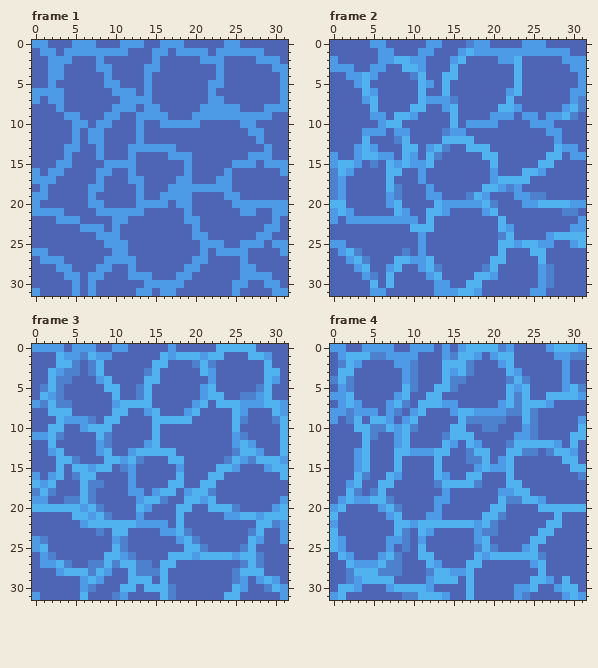
Pixel-art file: assets/background_animation_sheet3.aseprite. The picture above was drawn from the file before the commit.
32x32 pixels, 6 frames. Colours within 5 levels of each other are drawn and written as one. Shown: frame 1, frame 2, frame 3, frame 4. The commit also changed other frames, which this record leaves out.
New version:
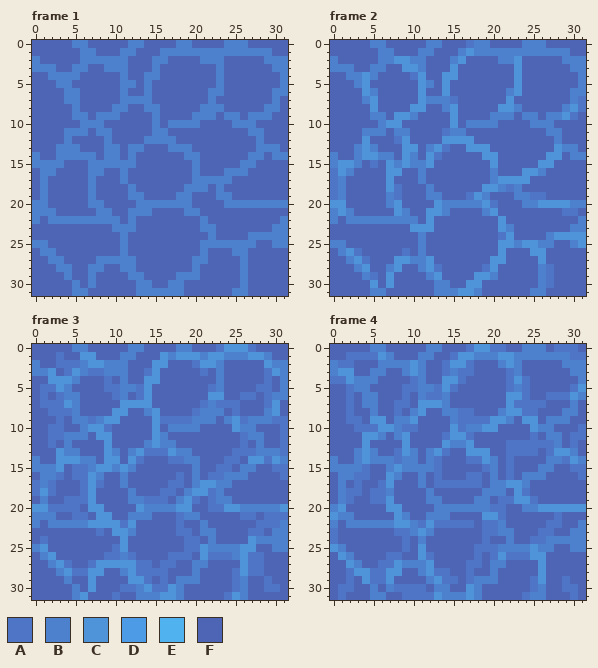
Palette (. is transparent): A #4f75c6  B #4d80cd  C #4f94d9  D #4d9be6  E #50b3ef  F #4d65b4
The edit:
layer "highlight with overlay" opacity 36% -> 24%
Changed rows in their new state; - is an unchanged pixel.
Frame 1, layer "wavy":
first column x 0:
 0 FF---BBF---FBB--FFBB----BBB-----
 1 -FF-FFBBFFFBB--FBBBBBBBBBBBBBB--
 2 B-FFF-BBBBBB---BB----BBB----FBBB
 3 BBBF-BB-FBBB--FB-------B------BB
 4 --BBBB---F-B--BB-------B-------B
 5 --FBB----FFBB-B-------FB-------B
 6 FFFFBB----FBF-B-------BB------BB
 7 F-FFBB-----BBBB-------BF------BF
 8 ---F-B----BBF-BB-----BBBFF---BBF
 9 ----FBB-BBB--FFBF---BBBFBBFBBB--
10 -----FBBBF---F-BFBBBB----BBB----
11 ----BBBFBB---F-BB----------BB---
12 ----BF-FFB---FBBBB----------B---
13 ---BBB--FBB-BBFFFBBB--------BBB-
14 B--BBBBBFBB-B----FFBB------BBFBB
15 BBBBF--BBBBBB------FB----FBB-FFF
16 FBBF---BBF-BF------FB---BBB----F
17 FBF----BF--BFF----FFBBBBB-------
18 -B-----BF---BF---FFBBBFBF-------
19 FB-----B----BB--FFBB---BBF------
20 BB-----BB----BBBBBBB----BBBBBBBB
21 BBBF----BBFFBBB----BB-----FF--FF
22 B-BBBBBBBBBFB------FFB--------FB
23 ------FFF-BBB-------FBB------FBB
24 --------FFFB--------FFB----BBBBB
25 BB-------FFB---------BBBBBBBF-BB
26 FBB-------FB---------B-FFBB----F
27 -FBB----BBBBB-------BB----B-----
28 ---BB--BBF-BB------FB-----BF----
29 ----BF-BF---BBF---BBB-----BFFF--
30 -----B-B-----BBFFBB------FB--FF-
31 F----BBF-----BBBBBB------BB---FF
Frame 2:
first column x 0:
 0 -----BB-----BB---ABB----BBB-----
 1 ------BB---BB---BCBBBBBBBBBBBB--
 2 B-----BBCCBB---BC----BBC-----BBB
 3 BBB--BB--CCB---C-------C------BB
 4 --BBCB----AC--CC-------C-------B
 5 ---BC------CB-C--------C-------B
 6 ----CB-----C--C-------BC------BB
 7 ----BC-----CBBBA------C-------BA
 8 -----C----CC--BC-----CCB-----BCA
 9 -----BB-CCB----C----BBB-BB-BBCA-
10 ------BCC------C-BBBB----BBB----
11 ----BBB-BB----ABB----------BB---
12 ----C---AC----CCCC----------B---
13 ---BCB---CC-BCA--CCC--------CBB-
14 B--BCCBB-CB-CA-----CC------CC-BB
15 BCCB-A-CBCBBC-------C-----CC----
16 ACB----CC--B--------B---CCB-----
17 AB-----C---B--------BCCCC-------
18 AB-----CA---B------CCBAB--------
19 AB-----BA---BB---ACB---BBAA-----
20 CC-----BC----CBBBBBCA---BBCCCCBB
21 BCB-----CB--CCB----BC--------AA-
22 B-BBBBBBBBB-C--------C---------B
23 ----------CCC--------CB-------BB
24 -----------B---------AC----BCCCC
25 BB---------B---------CCBCCBB--BC
26 -BCA-----A-B---------C---CC-----
27 --BCA---CCBBC-------CC----C-----
28 ---BC--BC--BCA-----AC-----BA----
29 ----BA-C----BC----CCB-----BA----
30 -----C-C-----BB--CC-------BA----
31 -----BB------BBBCCB------BB-----
Frame 3:
first column x 0:
 0 FFFF-BBF--FFBB---FBB---ACCCA----
 1 ---AFFCCFF-BB---CBCCCBCCBBBCCB--
 2 B--AAABCCBBB---CC---ACCB-----CBB
 3 BBCFACBAABBB--AC-----AFB-----ACB
 4 --CCCB--FA-B--CC------FB-----AFB
 5 -AACB----AABBAC------FAB----AA-B
 6 -AFABB----AB-AC------FCC--AAFABB
 7 FAAACB----FCCCC-----FABAAAFFFACF
 8 --AAAB----CC--BC---FABBB-AF--BCF
 9 ---AFBBABCC----CAAAABBB-BCABBBAA
10 --AA--BCCA-----C-BBBB----CBB---A
11 FFAABBB-CC-----CB--------FABB--A
12 --A-B---FC----BCBB-------FAFB--A
13 --FCBB--FCB-BCAAACBB-----AAABBBA
14 B--CCCBB-CCFCA---AABB---AAFCCACB
15 BBBC-AABCCBCB-----F-B--AAFBB-FAA
16 FBBA-AACB--BF-----A-B-AABBB----A
17 ABA---ACA--BF----AA-BCCBB-------
18 ACA---AC----BF-FAA-BCCAB--------
19 FB--AAAC----BBAAA-BCAFABB------F
20 CCAAAAFCC----CBBBBCC--AACCBBBBBC
21 BBB--AAFCC--BBB---ABB---FFAAFAAA
22 B-BBBBBCCCCACFFFF-A--B------AAAB
23 --------A-CCB---FFAA-BB----AA-BB
24 FA--------FC------FAA-B----CBBBB
25 BC--------AC-------AACBBBBCC--BB
26 -BC------AABA----AAAFCAAABCAA---
27 -FBCA--ACCCCCAA-AA--BB----CAA---
28 ---BCAACCF-BCAAAA---B----ACAA---
29 ----B-FCF---CCA-A-BBB----AB-FAF-
30 -----BFC---AABCAACB------AB--AAF
31 F----BC---AF-BBBCCB-----ACB----F
Frame 4:
first column x 0:
 0 FF--FBBF--FFBBF-FACCAAF-BBBFAAAF
 1 -FAAAACBFFFBB-FACCBBBCCBBBBBBBAA
 2 BAAF--BBBBCB--ACCA---BCB-----BBB
 3 BCC--BB--BCB--ABAA----AB-----FBB
 4 AACBBB---FAB--CCA-----ACA----F-B
 5 -FABB----AABBACA------ABA----FAC
 6 FFA-BB--FA-BAAB-------CCA--AAACB
 7 -FAFBB-FAA-CCCBF-----FCAAAAF--B-
 8 FFAFFB-FA-BC--BBAAFFFBCCAA---BB-
 9 F-AA-CCFBBC----BAAAACCB-CC-BBB-F
10 ---AAACCBAA----CABBCC---FCBB---A
11 ----CCB-BC----ACCA-----FFA-BB-AA
12 ----C---FC----CBBCF---AAAAAAB-A-
13 ---BCB--ACBFBCA--CCC--AAAA-ACCB-
14 B--BCBBBABB-BA---AACBFA----BBACB
15 BBBBA--BCBBBBA----FABFA---BB--AA
16 -BBAA--CB--B-AF--AA-B-A-BBB----A
17 -BFA--AC---B-AAAAAA-BBCCB-------
18 -BAA-AAB----B-F----BBBFCA-------
19 -BAFFAAC----BBF---BB-AACCAF-----
20 BC----FCC----BBBBBBBAA--BBCCCCCC
21 CBB----FCB--BBB----CCA------A---
22 B-BBBBBBCCBACAAAAAFAAB-----AA--B
23 A-------AABCB-----FAABB---AA--BB
24 AF-----FFA-B------FA--B--AABBBBB
25 CB-----F-A-C------AAABBBBCBB--BB
26 -CB---FAA--CA-----AFACAAACC-----
27 --CBFFAACBBBCF---AA-BB---FC-----
28 --ACCAACC--BCAAFFA--B-----C-----
29 --AFCAAC----BCAA-ABBB----ACF-A--
30 -AAF-B-BAAAAFBB--CB----FFAB-FAA-
31 FA---BB--AAAACBBBCB----FABB--FAF
Where, in picture pixels (left, top, right, bottom), the same in both pictures:
changed: (32, 40, 288, 296)
changed: (330, 40, 586, 296)
changed: (32, 344, 288, 600)
changed: (330, 344, 586, 600)
